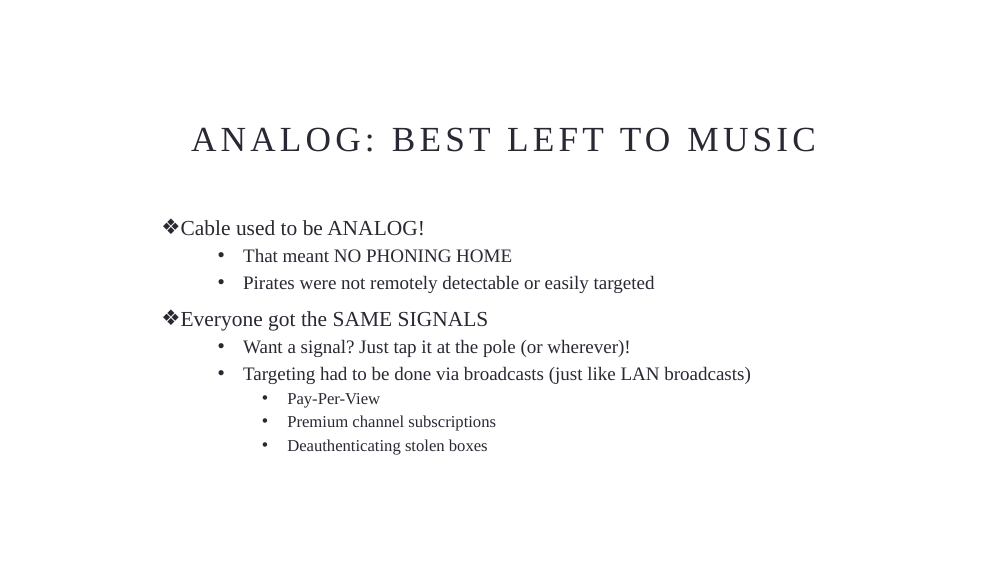
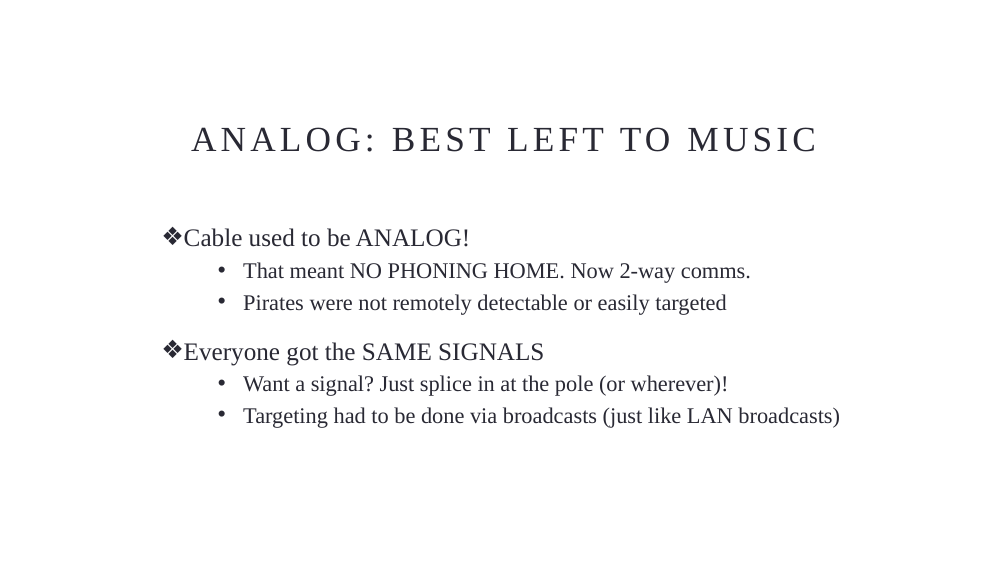
Before and after one commit to johnnyxmas/Talk_Decks, a slide deck: slide 6 of 2015/1993 BC Series/GET OFF MY LAN/1993 BC - Get Off My LAN (Hacking in the 90s)(FULL).pptx. Drawn at 1008x567 pixels with LibreOffice and Linux fonts; fonts in the diff are those of the drawing; background and template pictures are left out. Boxes give left, top, right and bottom in pixels: in the first picture for what was removed or moved away, otherwise in the second. Text is boxed around its words. In the diff, an @@ line names an element or a change of style, - is before the commit and + after.

```diff
--- a/2015/1993 BC Series/GET OFF MY LAN/1993 BC - Get Off My LAN (Hacking in the 90s)(FULL).pptx
+++ b/2015/1993 BC Series/GET OFF MY LAN/1993 BC - Get Off My LAN (Hacking in the 90s)(FULL).pptx
@@ text at [184,228,840,428]: size 15.3 to 18 pt in "Cable used to be ANALOG!", "Everyone got the SAME SIGNALS"; size 13.6 to 16 pt in "Pirates were not remotely detectable or easily ...", "Targeting had to be done via broadcasts ..."; line spacing 1.3 to 1.5 @@
@@ text at [243,262,751,283]: text changed; size 13.6 to 16 pt @@
-  • That meant NO PHONING HOME
+  • That meant NO PHONING HOME. Now 2-way comms.
@@ text at [243,375,729,396]: text changed; size 13.6 to 16 pt @@
-  • Want a signal? Just tap it at the pole (or wherever)!
+  • Want a signal? Just splice in at the pole (or wherever)!
@@ text at [287,393,496,454]: paragraphs removed @@
-    • Pay-Per-View
-    • Premium channel subscriptions
-    • Deauthenticating stolen boxes
```
Also in this commit, not shown: 14 other slides changed, 1 slide added, 1 slide removed, 5 other files.
